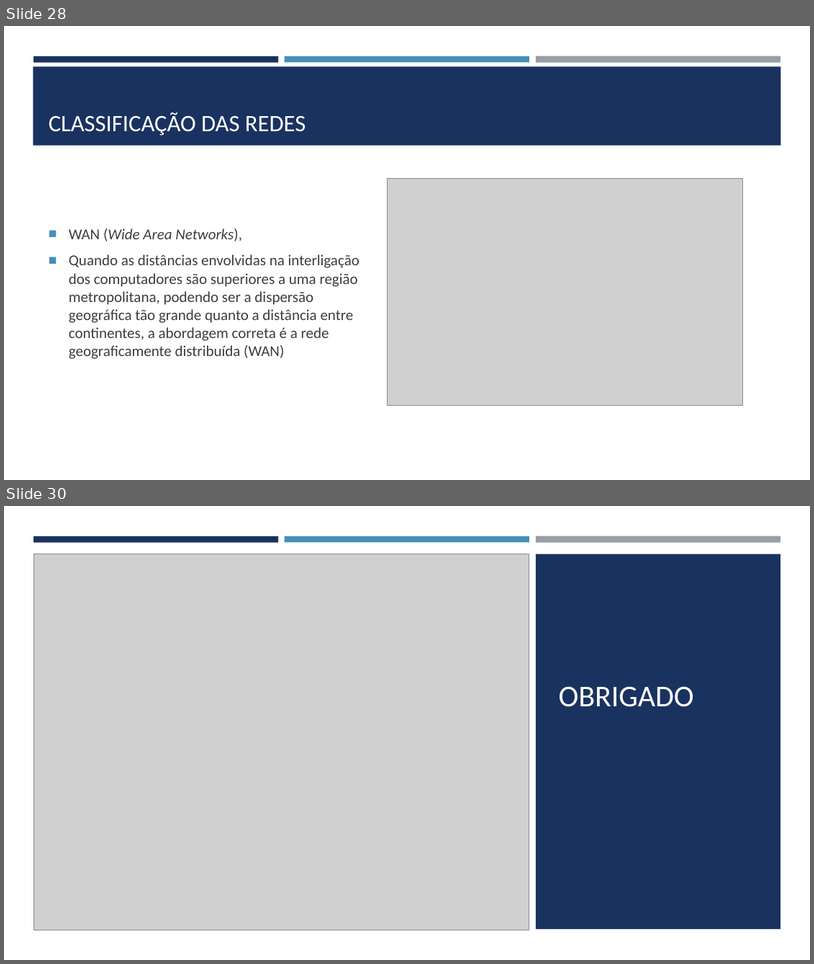
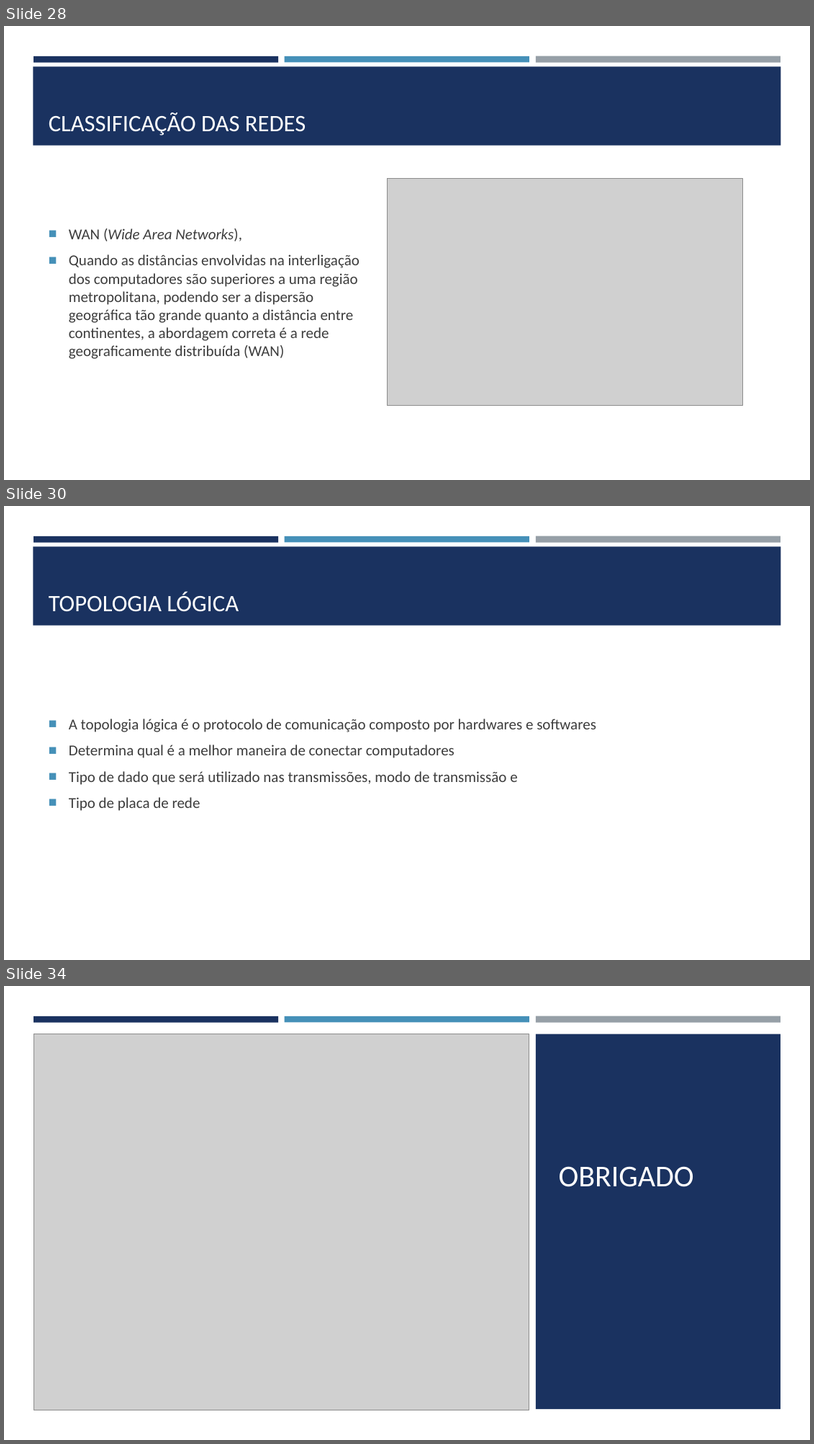
Before and after one commit to joelteixeiradacunha/aulas_php_mysql, a slide deck: Redes/REDES DE COMPUTADORES.pptx. Shown one above the other, each under a label of ours: slides 28 and 30 before the commit, slides 28, 30 and 34 after it; the slides between them are not shown. The pictures are 814x964 and 814x1444 pixels, drawn with LibreOffice and Linux fonts; fonts in the diff are those of the drawing; grey boxes stand for pictures. Boxes give left, top, right and bottom in pixels: in the first picture for what was removed or moved away, otherwise in the second. Text is boxed around its words. In the diff, an @@ line names an element or a change of style, - is before the commit and + after.

```diff
--- a/Redes/REDES DE COMPUTADORES.pptx
+++ b/Redes/REDES DE COMPUTADORES.pptx
@@ slide 30 added at box(4, 506, 810, 960), background #FFFFFF; not listed: 4 template elements that a slide beside it also shows @@
@@ title added at box(49, 592, 239, 612), 28 pt, text #FFFFFF @@
+TOPOLOGIA LÓGICA
@@ text added at box(69, 718, 597, 811), 18 pt, text #3D3D3D @@
+■ A topologia lógica é o protocolo de comunicação composto por hardwares e softwares
+■ Determina qual é a melhor maneira de conectar computadores
+■ Tipo de dado que será utilizado nas transmissões, modo de transmissão e
+■ Tipo de placa de rede
@@ what was slide 30 is now slide 34 @@
```
Also in this commit, not shown: 1 slide changed, 3 other slides added, 2 other files.
